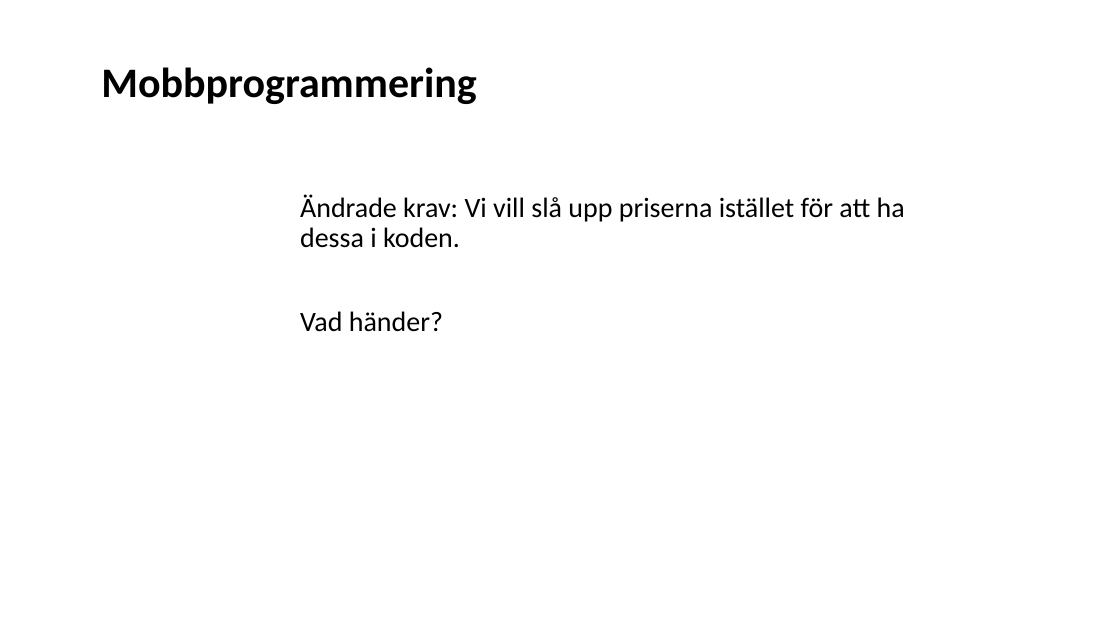
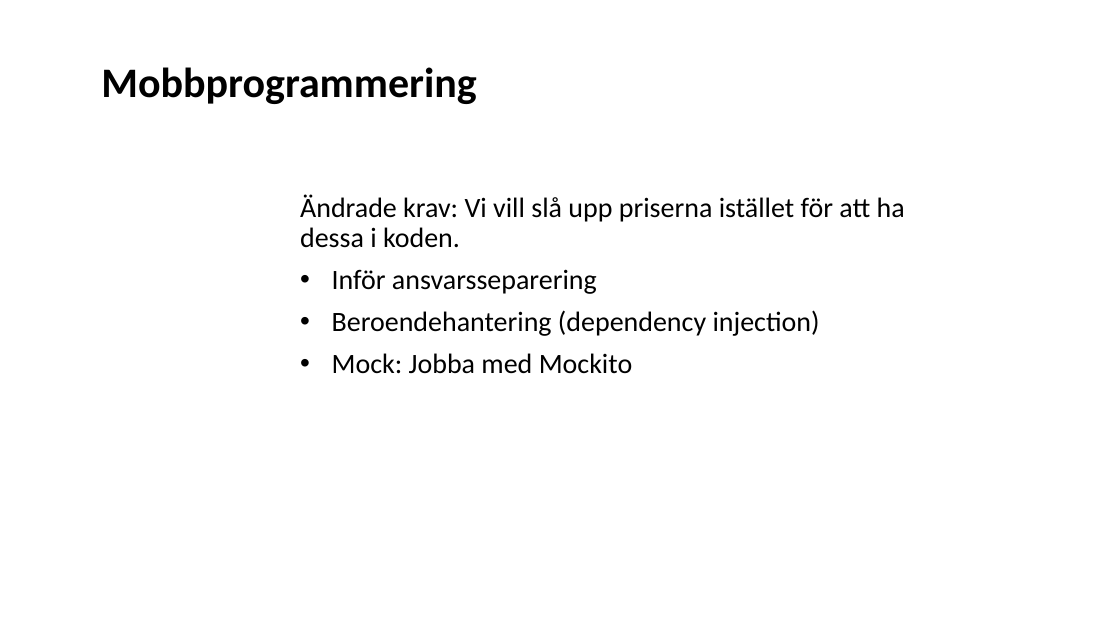
Before and after one commit to Omegapoint/tdd-lab, a slide deck: slide 13 of TDD-Presentation.pptx (slide 8 before the commit). Drawn at 1120x630 pixels with LibreOffice and Linux fonts; fonts in the diff are those of the drawing. Boxes give left, top, right and bottom in pixels: in the first picture for what was removed or moved away, otherwise in the second. Text is boxed around its words. In the diff, an @@ line names an element or a change of style, - is before the commit and + after.

```diff
--- a/TDD-Presentation.pptx
+++ b/TDD-Presentation.pptx
@@ subtitle at <box>332,269,820,374</box>: text changed @@
-Vad händer?
+• Inför ansvarsseparering
+• Beroendehantering (dependency injection)
+• Mock: Jobba med Mockito
```
Also in this commit, not shown: 1 other slide changed, 7 slides added, 5 slides removed, 1 other file.
